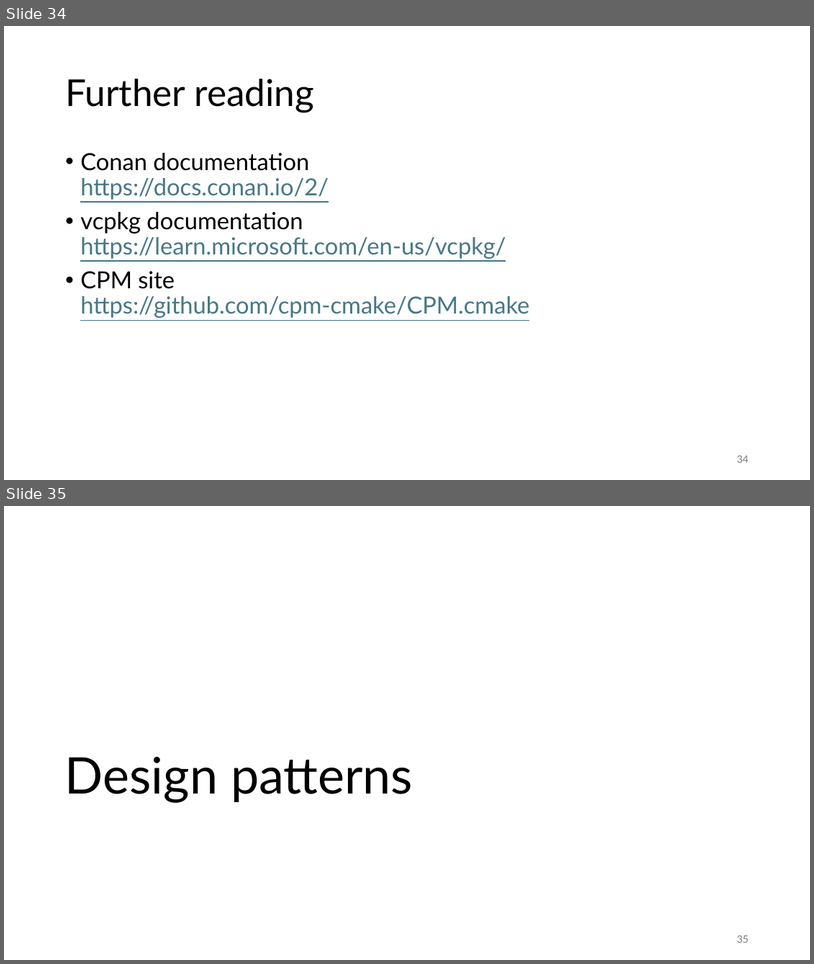
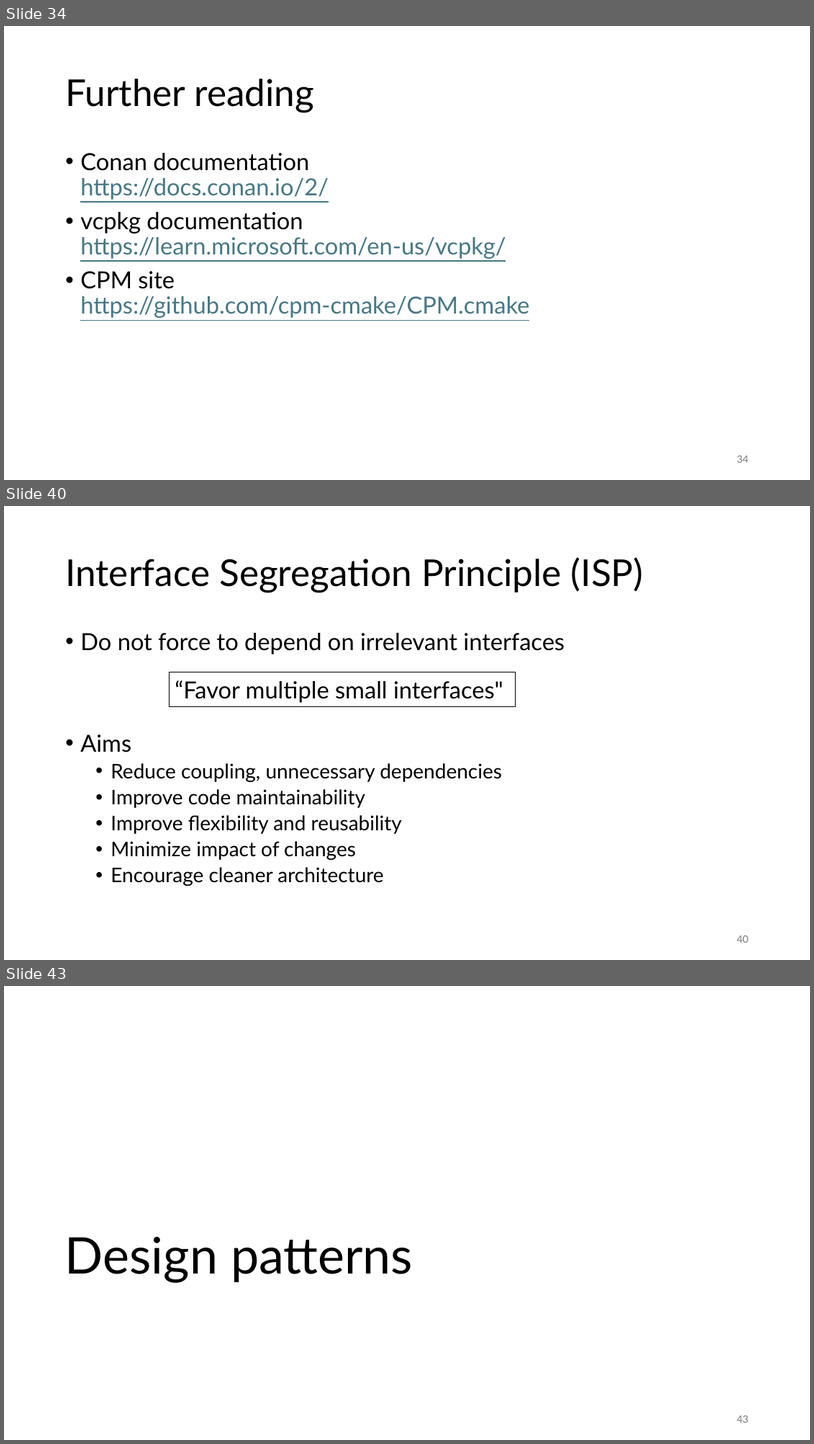
Before and after one commit to gjbex/C-plus-plus-software-engineering, a slide deck: cpp_software_engineering.pptx. Shown one above the other, each under a label of ours: slides 34 and 35 before the commit, slides 34, 40 and 43 after it; the slides between them are not shown. The pictures are 814x964 and 814x1444 pixels, drawn with LibreOffice and Linux fonts; fonts in the diff are those of the drawing. Boxes give left, top, right and bottom in pixels: in the first picture for what was removed or moved away, otherwise in the second. Text is boxed around its words. In the diff, an @@ line names an element or a change of style, - is before the commit and + after.

```diff
--- a/cpp_software_engineering.pptx
+++ b/cpp_software_engineering.pptx
@@ slide 40 added at (4, 506, 810, 960), background #FFFFFF @@
@@ title added at (65, 557, 643, 592), 44 pt, text #000000 @@
+Interface Segregation Principle (ISP)
@@ text added at (80, 633, 565, 885), 24 pt, text #000000 @@
+• Do not force to depend on irrelevant interfaces
+• Aims
+  • Reduce coupling, unnecessary dependencies
+  • Improve code maintainability
+  • Improve flexibility and reusability
+  • Minimize impact of changes
+  • Encourage cleaner architecture
@@ rectangle added at (169, 672, 516, 706), outline #000000 0.75 pt, 28 pt, text #000000 @@
+“Favor multiple small interfaces"
@@ page number added at (737, 935, 748, 942), 12 pt, text #797979 @@
+40
@@ what was slide 35 is now slide 43 @@
@@ page number at (737, 1415, 748, 1422): text changed @@
-35
+43
```
Also in this commit, not shown: 4 slides changed, 8 other slides added.
